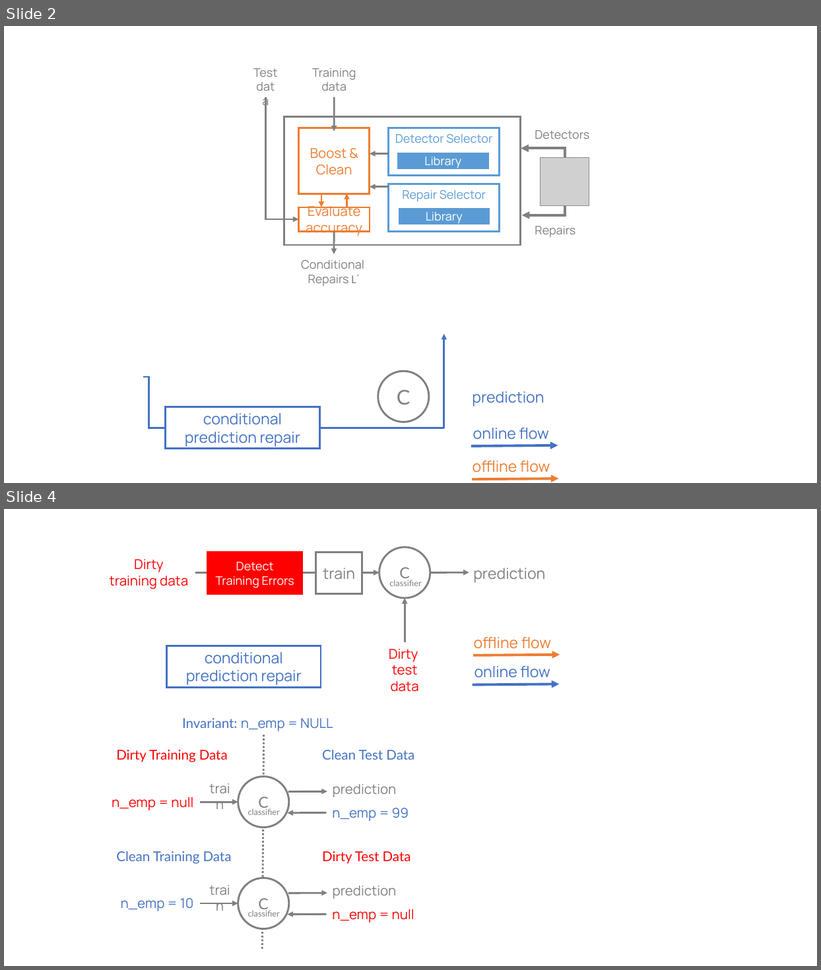
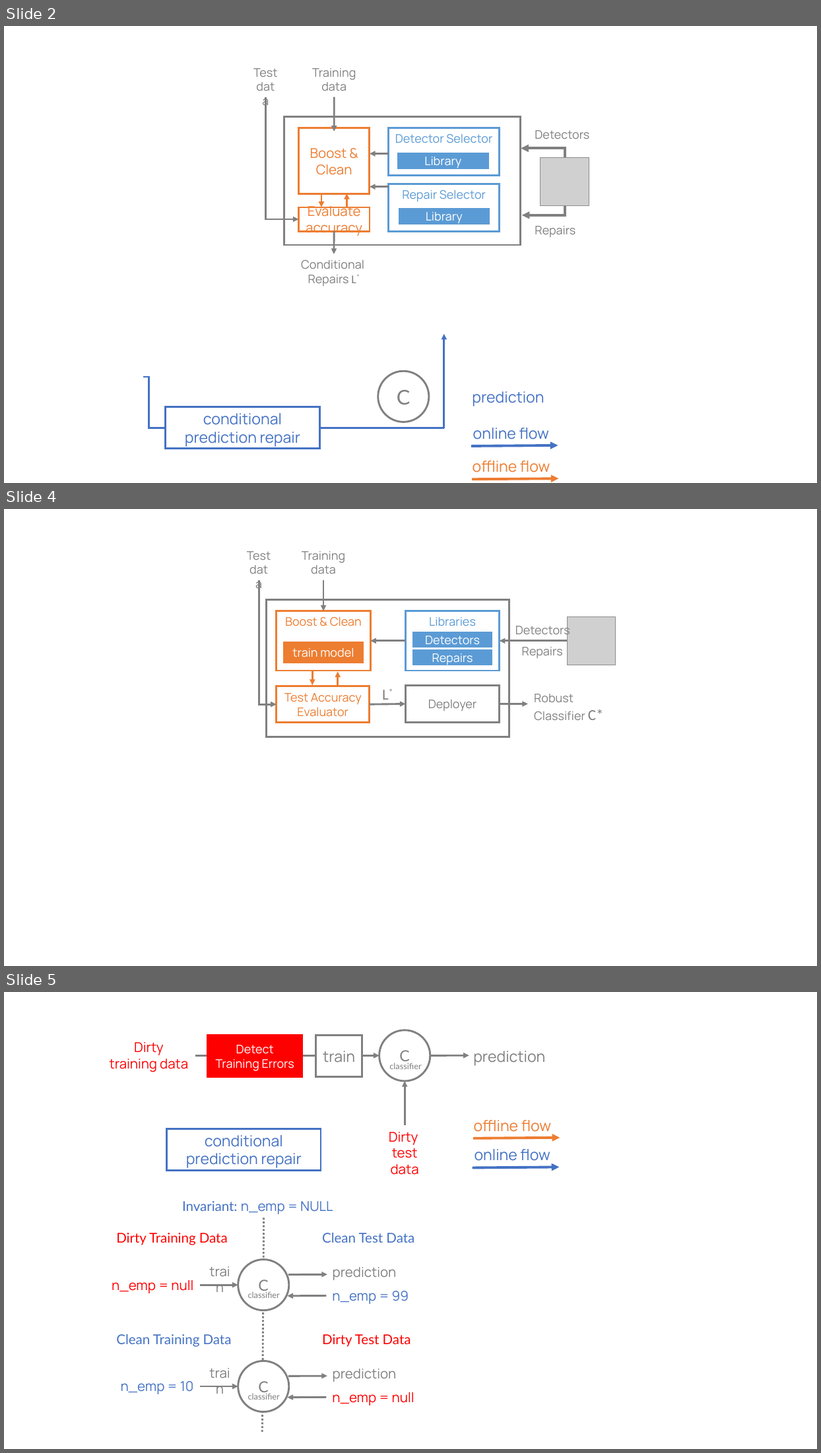
Before and after one commit to luckh2/sigmod-activedetect, a slide deck: figures/figures.pptx. Shown one above the other, each under a label of ours: slides 2 and 4 before the commit, slides 2, 4 and 5 after it; the slides between them are not shown. The pictures are 821x970 and 821x1453 pixels, drawn with LibreOffice and Linux fonts; fonts in the diff are those of the drawing; grey boxes stand for pictures. Boxes give left, top, right and bottom in pixels: in the first picture for what was removed or moved away, otherwise in the second. Text is boxed around its words. In the diff, an @@ line names an element or a change of style, - is before the commit and + after.

```diff
--- a/figures/figures.pptx
+++ b/figures/figures.pptx
@@ slide 4 added at [4, 509, 817, 966], background #FFFFFF @@
@@ text added at [247, 551, 336, 574], 14 pt, text #808080 @@
+Test
+data
@@ text added at [302, 551, 345, 563], 14 pt, text #808080 @@
+Training
+data
@@ elbow arrow added from (259, 580) to (277, 705), #808080 2.25 pt @@
@@ arrow added from (323, 580) to (323, 611), #808080 2.25 pt @@
@@ rectangle added at [267, 600, 510, 738], fill #FFFFFF, outline #808080 2.25 pt @@
@@ rectangle added at [277, 611, 370, 671], fill #FFFFFF, outline #ED7D31 2.25 pt, 14 pt, text #ED7D31 @@
+Boost & Clean
@@ rectangle added at [405, 611, 499, 671], fill #FFFFFF, outline #5B9BD5 2.25 pt, 14 pt, text #5B9BD5 @@
+Libraries
@@ text added at [516, 624, 570, 639], 14 pt, text #808080 @@
+Detectors
@@ picture added at [567, 617, 616, 665] @@
@@ rectangle added at [284, 642, 363, 662], fill #ED7D31, outline #ED7D31 2.25 pt, 14 pt, text #FFFFFF @@
+train model
@@ arrow added from (405, 641) to (370, 641), #808080 2.25 pt @@
@@ rectangle added at [414, 633, 491, 647], fill #5B9BD5, outline #5B9BD5 2.25 pt, 14 pt, text #FFFFFF @@
+Detectors
@@ arrow added from (567, 641) to (500, 641), #808080 2.25 pt @@
@@ text added at [522, 647, 563, 658], 14 pt, text #808080 @@
+Repairs
@@ rectangle added at [414, 650, 491, 665], fill #5B9BD5, outline #5B9BD5 2.25 pt, 14 pt, text #FFFFFF @@
+Repairs
@@ rectangle added at [277, 686, 370, 722], fill #FFFFFF, outline #ED7D31 2.25 pt, 14 pt, text #ED7D31 @@
+Test Accuracy Evaluator
@@ arrow added from (313, 672) to (313, 685), #ED7D31 2.25 pt @@
@@ arrow added from (338, 685) to (338, 672), #ED7D31 2.25 pt @@
@@ rectangle added at [405, 685, 499, 723], fill #FFFFFF, outline #808080 2.25 pt, 14 pt, text #808080 @@
+Deployer
@@ arrow added from (370, 705) to (405, 704), #808080 2.25 pt @@
@@ text added at [382, 690, 389, 704], 18 pt, text #808080 @@
+L*
@@ arrow added from (500, 704) to (528, 704), #808080 2.25 pt @@
@@ text added at [534, 694, 604, 720], 14 pt, text #808080 @@
+Robust
+Classifier C*
@@ what was slide 4 is now slide 5 @@
```
Also in this commit, not shown: 1 slide changed, 1 other file.
